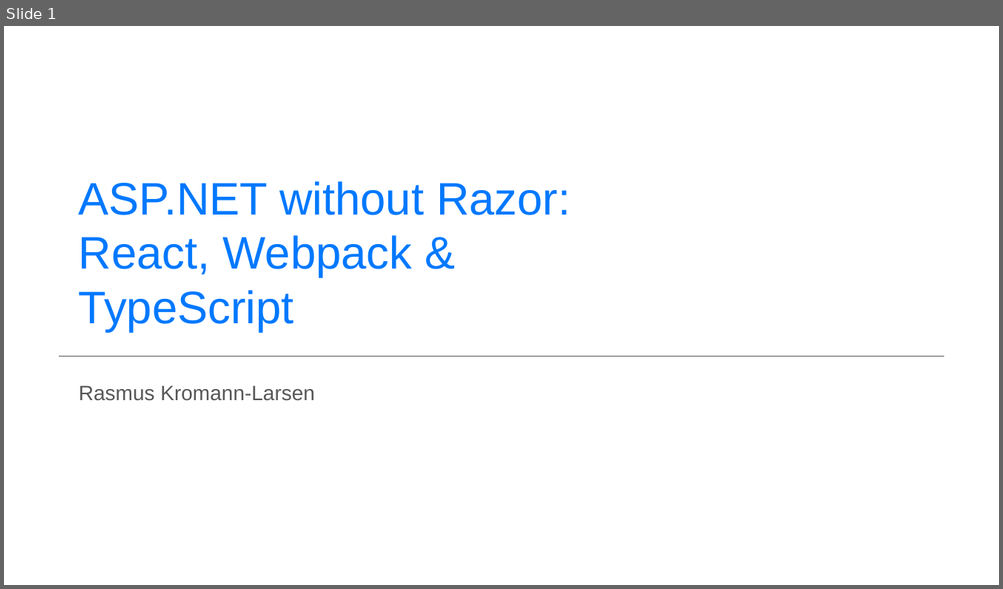
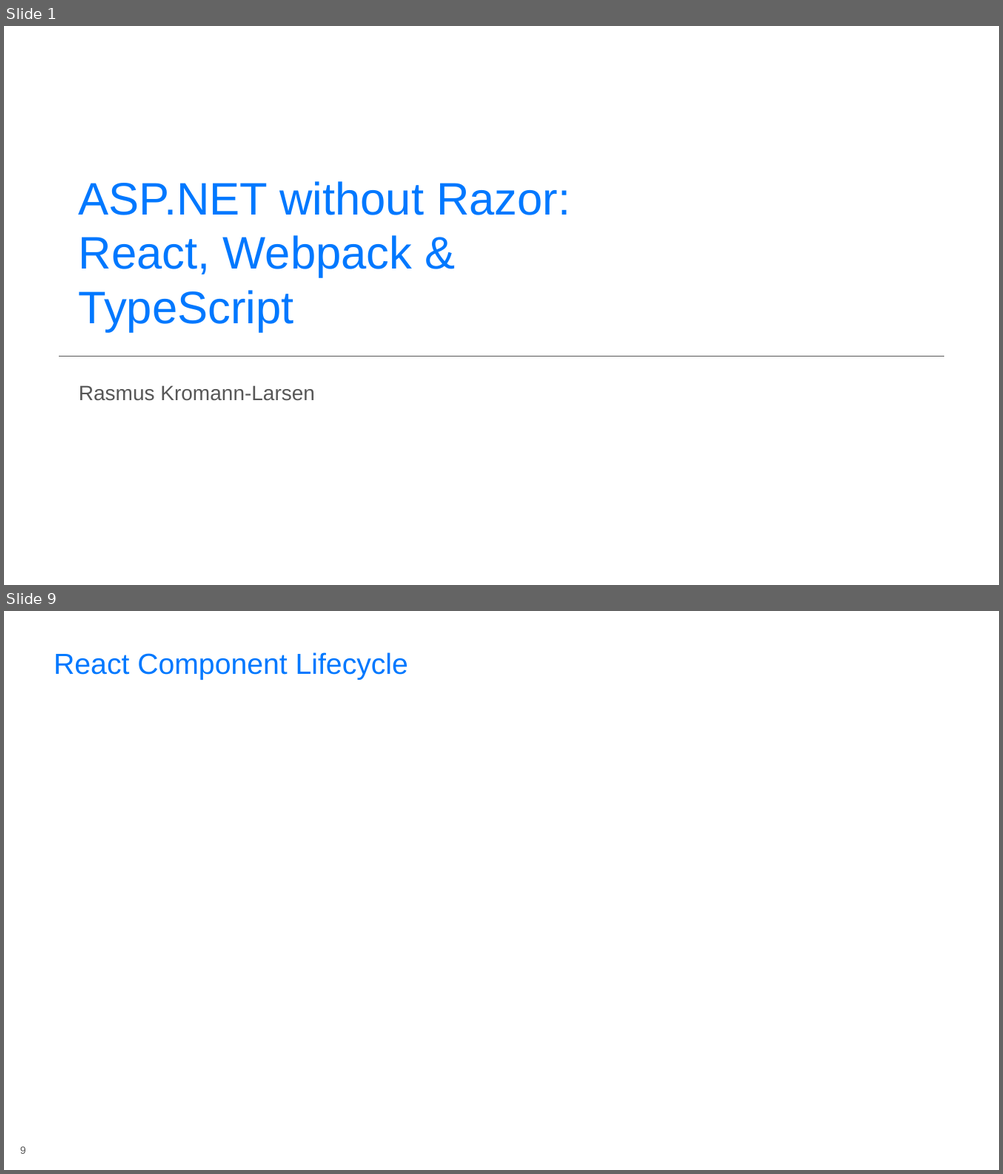
Before and after one commit to rasmuskl/react-webpack-typescript, a slide deck: _notes/Presentation.pptx. Shown one above the other, each under a label of ours: slide 1 before the commit, slides 1 and 9 after it; the slides between them are not shown. The pictures are 1003x589 and 1003x1174 pixels, drawn with LibreOffice and Linux fonts; fonts in the diff are those of the drawing; background and template pictures are left out. Boxes give left, top, right and bottom in pixels: in the first picture for what was removed or moved away, otherwise in the second. Text is boxed around its words. In the diff, an @@ line names an element or a change of style, - is before the commit and + after.

```diff
--- a/_notes/Presentation.pptx
+++ b/_notes/Presentation.pptx
@@ slide 9 added at (x1=4, y1=611, x2=999, y2=1170), background #FFFFFF @@
@@ title added at (x1=54, y1=652, x2=408, y2=680), 28 pt, text #0078FF @@
+React Component Lifecycle
@@ page number added at (x1=20, y1=1147, x2=26, y2=1154), 10 pt, text #575757 @@
+9
```
Also in this commit, not shown: 1 slide changed, 7 other slides added, 7 other files.
